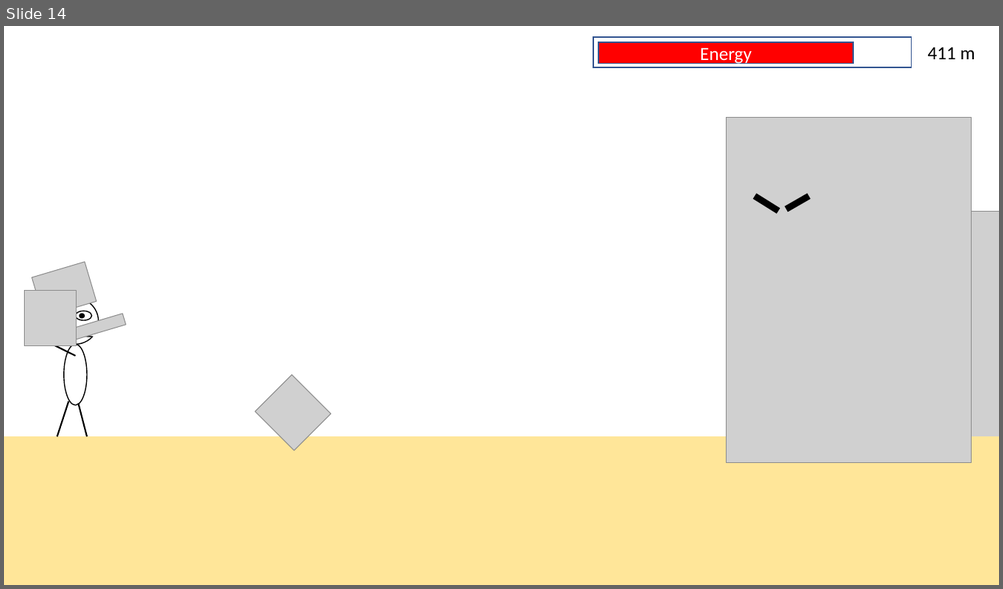
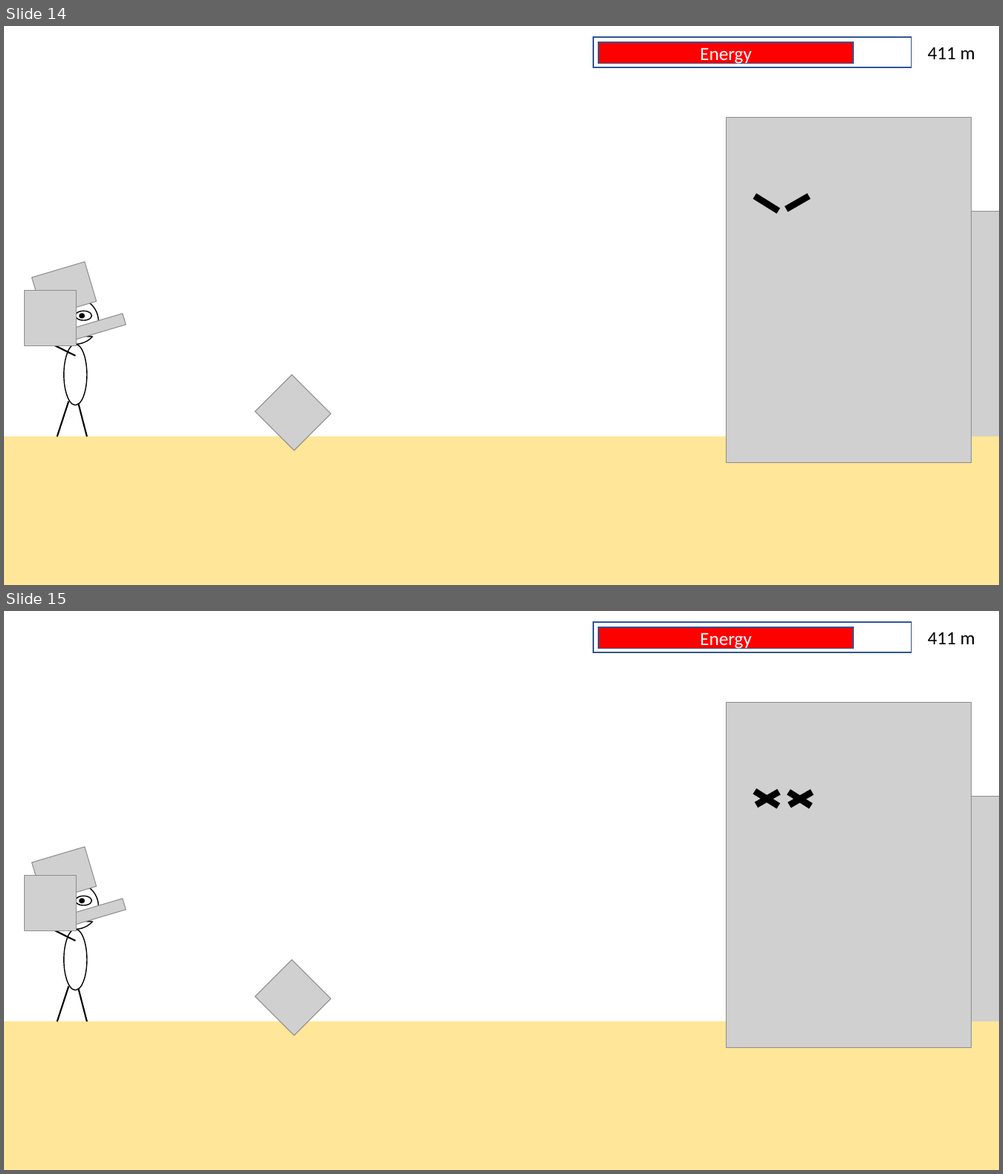
Before and after one commit to JunusErgin/elpolloloco, a slide deck: material/Präsentation1.pptx. Shown one above the other, each under a label of ours: slide 14 before the commit, slides 14 and 15 after it. The pictures are 1003x589 and 1003x1174 pixels, drawn with LibreOffice and Linux fonts; fonts in the diff are those of the drawing; grey boxes stand for pictures. Boxes give left, top, right and bottom in pixels: in the first picture for what was removed or moved away, otherwise in the second. Text is boxed around its words. In the diff, an @@ line names an element or a change of style, - is before the commit and + after.

```diff
--- a/material/Präsentation1.pptx
+++ b/material/Präsentation1.pptx
@@ slide 15 added at (x1=4, y1=611, x2=999, y2=1170), background #FFFFFF @@
@@ rectangle added at (x1=594, y1=622, x2=911, y2=652), fill #FFFFFF, outline #325491 1 pt @@
@@ rectangle added at (x1=599, y1=627, x2=853, y2=649), fill #FF0000, outline #325491 1 pt, 18 pt, text #FFFFFF @@
+Energy
@@ text added at (x1=928, y1=632, x2=975, y2=644), 18 pt, text #000000 @@
+411 m
@@ picture added at (x1=726, y1=703, x2=971, y2=1048) @@
@@ picture added at (x1=743, y1=796, x2=999, y2=1022) @@
@@ line added from (754, 792) to (779, 806), #000000 6.25 pt @@
@@ line added from (779, 792) to (756, 805), #000000 6.25 pt @@
@@ line added from (788, 792) to (811, 806), #000000 6.25 pt @@
@@ line added from (812, 792) to (789, 805), #000000 6.25 pt @@
@@ picture added at (x1=32, y1=847, x2=96, y2=903) @@
@@ picture added at (x1=24, y1=876, x2=77, y2=931) @@
@@ ellipse added at (x1=53, y1=883, x2=99, y2=930), outline #000000 1 pt @@
@@ picture added at (x1=70, y1=899, x2=126, y2=926) @@
@@ ellipse added at (x1=76, y1=896, x2=92, y2=906), fill #FFFFFF, outline #000000 1 pt @@
@@ ellipse added at (x1=79, y1=898, x2=85, y2=903), fill #000000 @@
@@ line added from (76, 941) to (36, 921), #000000 1.5 pt @@
@@ ellipse added at (x1=83, y1=918, x2=94, y2=922), outline #000000 1 pt @@
@@ line added from (92, 920) to (98, 921), #FFFFFF 2.25 pt @@
@@ ellipse added at (x1=64, y1=930, x2=87, y2=991), outline #000000 1 pt @@
@@ picture added at (x1=255, y1=960, x2=331, y2=1037) @@
@@ line added from (69, 987) to (57, 1022), #000000 1.5 pt @@
@@ line added from (79, 988) to (87, 1022), #000000 1.5 pt @@
@@ rectangle added at (x1=4, y1=1022, x2=999, y2=1170), fill #FFE699 @@
```
Also in this commit, not shown: 1 slide changed, 4 other files.
